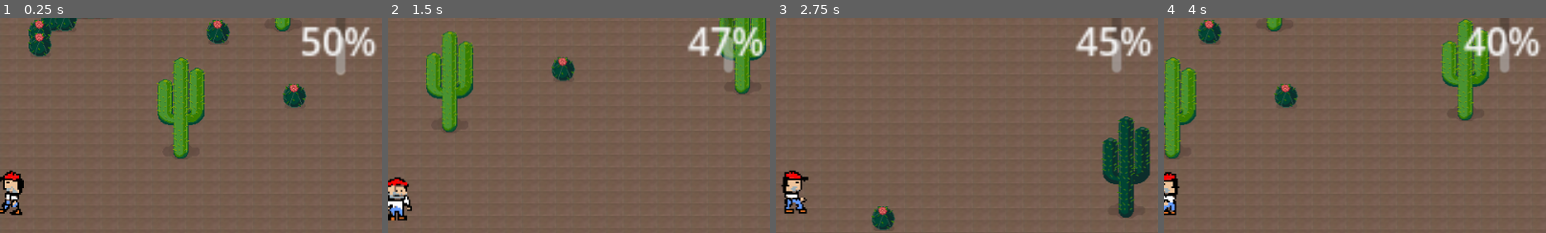
Above: before the commit, frames 1-4 (left to right).
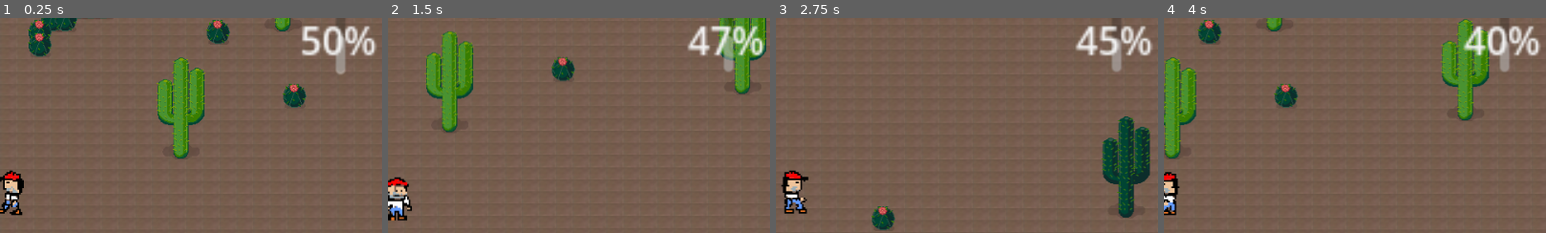
Above: after the commit, the same moments.

Repository: fr3ising/paris-texas
Game: Godot game, scene res://scenes/desert_walk_1.tscn
Two runs of this game, one before a commit and one after it. Both use one fixed random seed, a clock stepped at 60 frames per second and the inputs below.
Inputs:
- Up to frame 1 (0.25 s): no input
- Up to frame 2 (1.5 s): tap Enter at 0.5 s; hold D (move_right) 0.53-1.28 s; hold S (move_down) from 1.28 s (still down)
- Up to frame 3 (2.75 s): release S (move_down) at 2.03 s; hold D (move_right) from 2.03 s (still down)
- Up to frame 4 (4 s): release D (move_right) at 2.78 s; hold W (move_up) 2.78-3.53 s; hold A (move_left) from 3.53 s (still down)
The pictures show only the part of the screen within x 49-99%, y 9-59%; the shares and areas given below are measured in that part.

The runs differ from the first frame. In frame 1, 0.4% of the frame differs, in the area x 79-98%, y 3-19%; in frame 2, 0.5%; in frame 3, 0.4%; in frame 4, 0.4%.

Commit message:
Add inventory UI button management

Diff:
--- a/project.godot
+++ b/project.godot
@@ -45,6 +45,16 @@
 "events": [Object(InputEventKey,"resource_local_to_scene":false,"resource_name":"","device":-1,"window_id":0,"alt_press …(192 unchanged characters)…
 ]
 }
+action={
+"deadzone": 0.2,
+"events": [Object(InputEventKey,"resource_local_to_scene":false,"resource_name":"","device":-1,"window_id":0,"alt_pressed":false,"shift_pressed":false,"ctrl_pressed":false,"meta_pressed":false,"pressed":false,"keycode":0,"physical_keycode":32,"key_label":0,"unicode":32,"location":0,"echo":false,"script":null)
+]
+}
+inventory={
+"deadzone": 0.2,
+"events": [Object(InputEventKey,"resource_local_to_scene":false,"resource_name":"","device":-1,"window_id":0,"alt_pressed":false,"shift_pressed":false,"ctrl_pressed":false,"meta_pressed":false,"pressed":false,"keycode":0,"physical_keycode":88,"key_label":0,"unicode":120,"location":0,"echo":false,"script":null)
+]
+}
 
 [layer_names]
 
--- a/scenes/hud.tscn
+++ b/scenes/hud.tscn
@@ -4,9 +4,9 @@
 
 [node name="HealthBar" type="ProgressBar" parent="."]
 offset_left = 890.0
-offset_top = 38.0
+offset_top = 37.0
 offset_right = 894.0
-offset_bottom = 65.0
+offset_bottom = 64.0
 scale = Vector2(3, 3)
 size_flags_horizontal = 0
 size_flags_vertical = 1
--- a/scenes/inventory_ui.tscn
+++ b/scenes/inventory_ui.tscn
@@ -1,5 +1,6 @@
-[gd_scene load_steps=3 format=3 uid="uid://bytnim0o30e0k"]
+[gd_scene load_steps=4 format=3 uid="uid://bytnim0o30e0k"]
 
+[ext_resource type="Script" uid="uid://dq1v4ldamoovb" path="res://scripts/inventory_ui.gd" id="1_mdwe3"]
 [ext_resource type="Texture2D" uid="uid://jc61cvd43a2x" path="res://assets/bottle.png" id="1_tahbm"]
 [ext_resource type="Texture2D" uid="uid://c2kiw50wqmptx" path="res://assets/walt_phone_number.png" id="2_ylkvr"]
 
@@ -8,20 +9,24 @@
 anchors_preset = 0
 offset_right = 40.0
 offset_bottom = 40.0
+script = ExtResource("1_mdwe3")
 
-[node name="GridContainer" type="GridContainer" parent="."]
-layout_mode = 0
-offset_left = 81.0
-offset_top = 53.0
-offset_right = 121.0
-offset_bottom = 93.0
+[node name="CanvasLayer" type="CanvasLayer" parent="."]
+
+[node name="GridContainer" type="GridContainer" parent="CanvasLayer"]
+offset_left = 85.0
+offset_top = 57.0
+offset_right = 125.0
+offset_bottom = 97.0
 scale = Vector2(23.9105, 13.4423)
 columns = 3
 
-[node name="Bottle" type="Button" parent="GridContainer"]
+[node name="Bottle" type="Button" parent="CanvasLayer/GridContainer"]
 layout_mode = 2
+action_mode = 0
+keep_pressed_outside = true
 
-[node name="TextureRect" type="TextureRect" parent="GridContainer/Bottle"]
+[node name="TextureRect" type="TextureRect" parent="CanvasLayer/GridContainer/Bottle"]
 layout_mode = 0
 offset_right = 40.0
 offset_bottom = 40.0
@@ -29,33 +34,33 @@
 texture = ExtResource("1_tahbm")
 expand_mode = 2
 
-[node name="Phone" type="Button" parent="GridContainer"]
+[node name="PostIt" type="Button" parent="CanvasLayer/GridContainer"]
 layout_mode = 2
 
-[node name="TextureRect" type="TextureRect" parent="GridContainer/Phone"]
+[node name="TextureRect" type="TextureRect" parent="CanvasLayer/GridContainer/PostIt"]
 layout_mode = 0
 offset_right = 40.0
 offset_bottom = 40.0
 scale = Vector2(0.0363125, 0.0423179)
 texture = ExtResource("2_ylkvr")
 
-[node name="Button" type="Button" parent="GridContainer"]
+[node name="Button" type="Button" parent="CanvasLayer/GridContainer"]
 layout_mode = 2
 
-[node name="Button2" type="Button" parent="GridContainer"]
+[node name="Button2" type="Button" parent="CanvasLayer/GridContainer"]
 layout_mode = 2
 
-[node name="Button3" type="Button" parent="GridContainer"]
+[node name="Button3" type="Button" parent="CanvasLayer/GridContainer"]
 layout_mode = 2
 
-[node name="Button4" type="Button" parent="GridContainer"]
+[node name="Button4" type="Button" parent="CanvasLayer/GridContainer"]
 layout_mode = 2
 
-[node name="Button5" type="Button" parent="GridContainer"]
+[node name="Button5" type="Button" parent="CanvasLayer/GridContainer"]
 layout_mode = 2
 
-[node name="Button6" type="Button" parent="GridContainer"]
+[node name="Button6" type="Button" parent="CanvasLayer/GridContainer"]
 layout_mode = 2
 
-[node name="Button7" type="Button" parent="GridContainer"]
+[node name="Button7" type="Button" parent="CanvasLayer/GridContainer"]
 layout_mode = 2
--- a/scripts/desert_walk_1.gd
+++ b/scripts/desert_walk_1.gd
@@ -3,10 +3,12 @@
 var TravisScene := preload("res://scenes/travis.tscn")
 var DesertScene := preload("res://scenes/desert.tscn")
 var HudScene := preload("res://scenes/hud.tscn")
+var InventoryScene := preload("res://scenes/inventory_ui.tscn")
 
 var travis
 var camera
 var timer
+var inventory
 var init_health = 50.0
 var time_to_die = 20.0
 var health_bar
@@ -28,6 +30,8 @@
 	travis_body.add_child(camera)
 	camera.make_current()
 	camera.position_smoothing_enabled = false
+	inventory = InventoryScene.instantiate()
+	add_child(inventory)
 
 func _setup_timer() -> void:
 	timer = Timer.new()
@@ -49,3 +53,6 @@
 		camera.position_smoothing_speed = 20.0
 	else:
 		camera.position_smoothing_enabled = false
+	if Input.is_action_pressed("inventory"):
+		timer.paused = true
+		inventory.showing()
--- /dev/null
+++ b/scripts/inventory_ui.gd
@@ -0,0 +1,50 @@
+extends Control
+
+enum InventoryState {
+	SHOWING,
+	HIDEN
+}
+
+var items = {}
+
+var state = InventoryState.HIDEN
+var canvas
+
+func _ready() -> void:
+	items = {
+		"bottle": { "button": $CanvasLayer.get_node("GridContainer").get_node("Bottle"),
+					"selected": false },
+		"postit": { "button": $CanvasLayer.get_node("GridContainer").get_node("PostIt"),
+					"selected": false }
+	}
+	canvas = $CanvasLayer
+	print(items["bottle"]["button"])
+	items["bottle"]["button"].pressed.connect(_on_bottle_pressed)
+	var postit = $CanvasLayer.get_node("GridContainer").get_node("PostIt")
+	print(items["postit"]["button"])
+
+func _process(_delta: float) -> void:
+	if state == InventoryState.HIDEN:
+		print("HIDING")
+		canvas.visible = false
+	else:
+		canvas.visible = true
+	if items["bottle"]["selected"]:
+		items["bottle"]["button"].button_pressed = true
+	else:
+		items["bottle"]["button"].button_pressed = false
+
+func showing() -> void:
+	state = InventoryState.SHOWING
+
+func hiding() -> void:
+	state = InventoryState.HIDEN
+
+func _on_bottle_pressed() -> void:
+	print("PRessing bottle")
+	if items["bottle"]["selected"]:
+		items["bottle"]["selected"] = false
+	else:
+		items["bottle"]["selected"] = true
+	print("Hiding canvas layer")
+	state = InventoryState.HIDEN
--- a/scripts/travis.gd
+++ b/scripts/travis.gd
@@ -1,13 +1,23 @@
 extends Node2D
+
+enum TravisState {
+	IDLE,
+	WALKING,
+	DRINKING,
+	DYING
+}
 
 @export var speed = 100
 var screen_size
 
+var state = TravisState.IDLE
+var velocity = Vector2.ZERO
+
 func _ready() -> void:
 	screen_size = get_viewport_rect().size
 
-func _process(_delta: float) -> void:
-	var velocity = Vector2.ZERO
+func update_state() -> void:
+	velocity = Vector2.ZERO
 	if Input.is_action_pressed("move_right"):
 		velocity.x += 1
 	if Input.is_action_pressed("move_left"):
@@ -16,6 +26,12 @@
 		velocity.y += 1
 	if Input.is_action_pressed("move_up"):
 		velocity.y -= 1
+	if velocity.length() > 0:
+		state = TravisState.WALKING
+	else:
+		state = TravisState.IDLE
+
+func move_and_animate(delta: float) -> void:
 	var sprite = $TravisBody.get_node("AnimatedSprite2D")
 	if velocity.x > 0:
 		sprite.animation = "walk_east"
@@ -31,8 +47,12 @@
 		sprite.play()
 	else:
 		sprite.stop()
+
 	$TravisBody.velocity = velocity
 	$TravisBody.move_and_slide()
-	position += velocity * _delta
-	# position = $TravisBody.position
-	# position = position.clamp(Vector2.ZERO, screen_size)
+	position += velocity * delta
+
+
+func _process(delta: float) -> void:
+	update_state()
+	move_and_animate(delta)
Binary file added: assets/travis_drinking.ase
Binary file added: assets/travis_drinking.png
Not shown, added: assets/travis_drinking.png.import
Binary file added: assets/travis_jug.ase
Binary file added: assets/travis_jug.png
Not shown, added: assets/travis_jug.png.import
Not shown, added: scripts/inventory_ui.gd.uid
